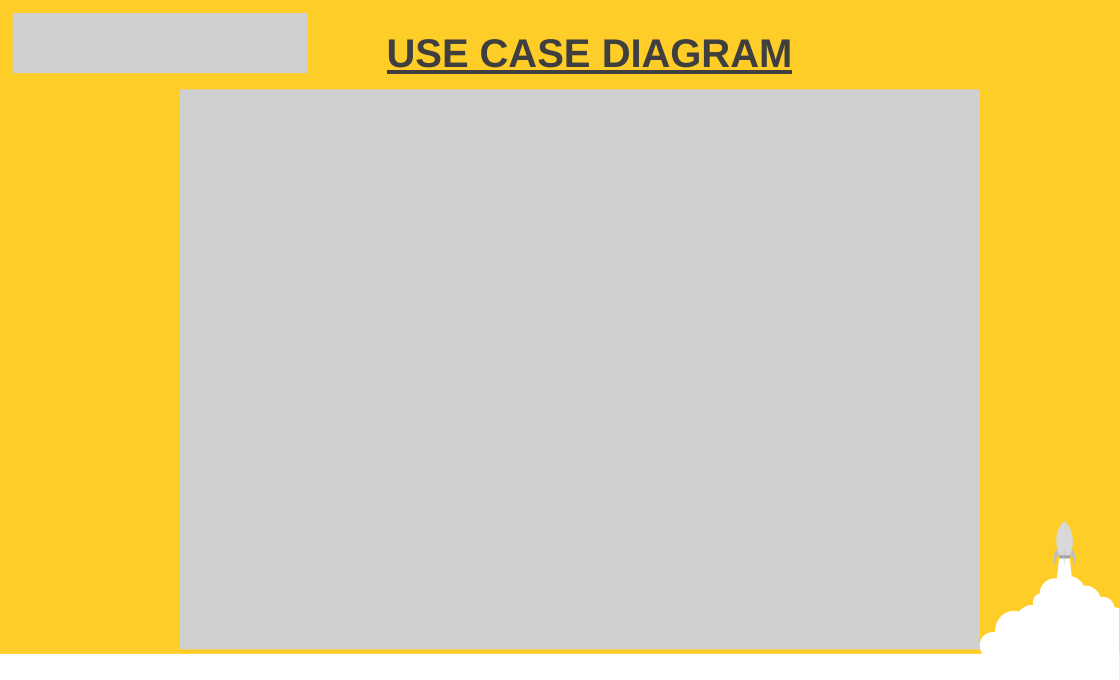
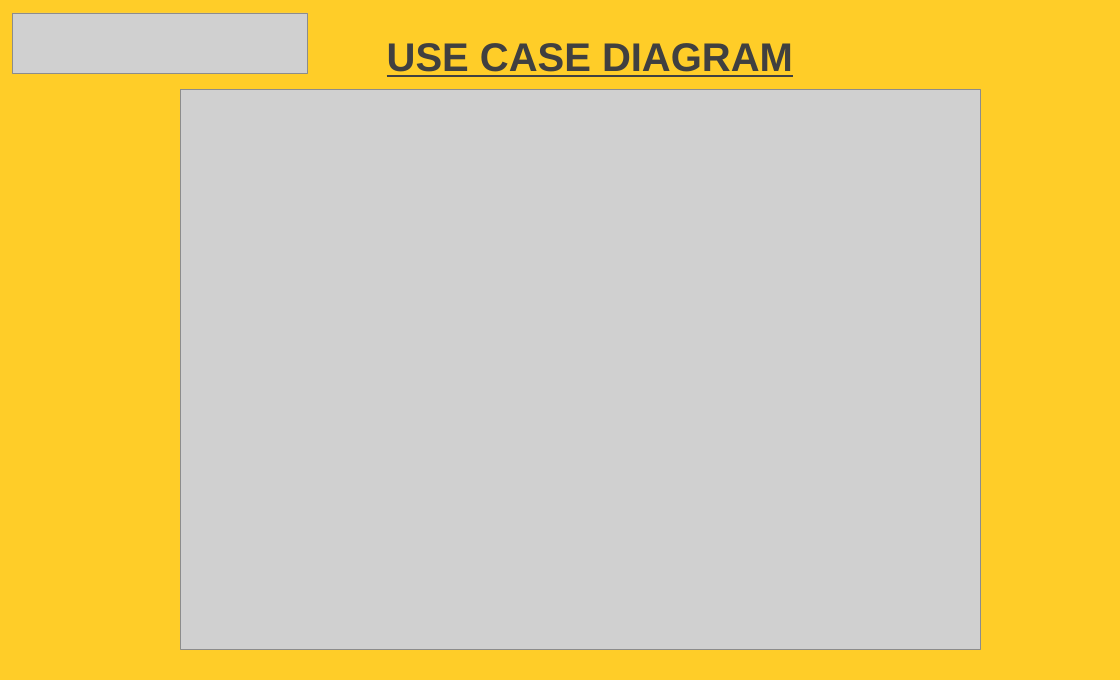
Before and after one commit to jakshayraj/Gateway-Assignments, a slide deck: slide 14 of DIGIGARAGE.pptx. Drawn at 1120x680 pixels with LibreOffice and Linux fonts; fonts in the diff are those of the drawing; grey boxes stand for pictures; background and template pictures are left out. Boxes give left, top, right and bottom in pixels: in the first picture for what was removed or moved away, otherwise in the second. Text is boxed around its words. In the diff, an @@ line names an element or a change of style, - is before the commit and + after.

Commit message:
Updated

```diff
--- a/DIGIGARAGE.pptx
+++ b/DIGIGARAGE.pptx
@@ freeform shape removed at box(0, 0, 1120, 654) @@
@@ text "USE CASE DIAGRAM" at box(387, 43, 793, 77): text colour #3F3F3F to #404040, letter spacing -0.1 to 0 pt; alignment left to centre; indent changed; less space between paragraphs @@
@@ group removed at box(0, 521, 1120, 680): 4 freeform shapes @@
```
Also in this commit, not shown: 13 other slides changed.
